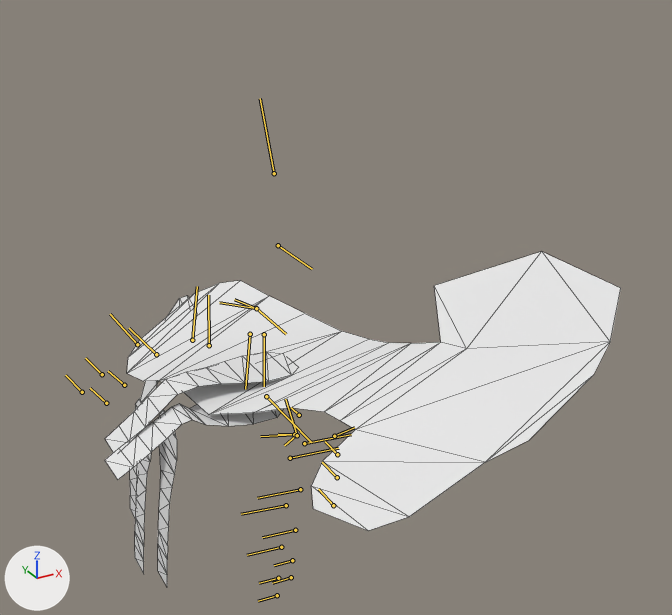
Before and after pictures for a commit that changed the FBX model Assets/Resources/CardArt/Models/Mesh_AntelopeA.fbx.
Camera for both pictures: a 50 mm camera at (-0.441, -1.302, 0.945) aimed at (0.242, -0.06, 0.324). The lights are fixed; the arrows at lower left show +X, +Y and +Z. Both versions are drawn at frame 85 of the action 'ArmatureAction'; the numbers are the values there. The bones that bend it are drawn over the model as lines. Mesh edges are drawn as thin lines.

Objects in the first picture: 'Mesh_Body'.
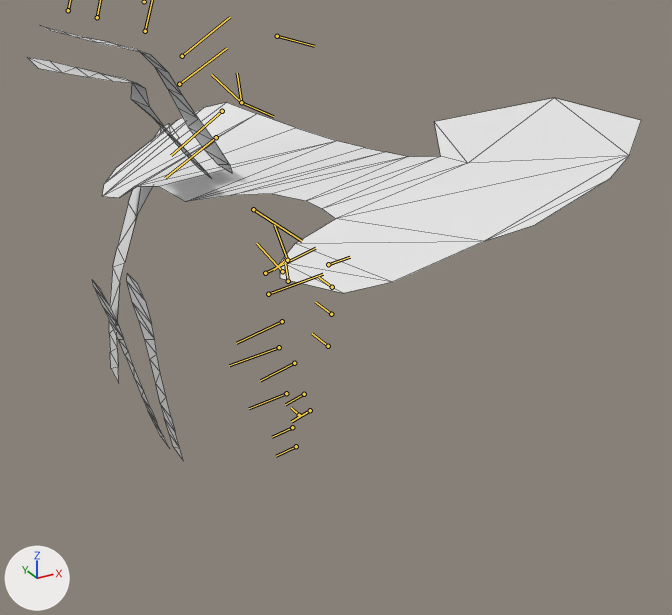
Changed parts and their boxes (x1, y1, x2, y2) in the pictures (672 x 615 px):
'Mesh_Body', posed (19% wider, 30% taller): before (105, 252, 621, 586); after (29, 26, 641, 461)
bone 'Bone_Pelvis', root to tip: before (296, 435) to (284, 445); after (286, 259) to (273, 270)
bone 'Bone_Shoulder', root to tip: before (256, 308) to (286, 334); after (241, 102) to (273, 116)
bone 'Bone_ShoulderL', root to tip: before (256, 308) to (234, 299); after (241, 102) to (237, 73)
bone 'Bone_FrontLegL', root to tip: before (250, 334) to (245, 389); after (222, 111) to (171, 155)
bone 'Bone_ShoulderR', root to tip: before (256, 308) to (219, 302); after (241, 102) to (211, 74)
bone 'Bone_FrontLegR', root to tip: before (264, 334) to (264, 386); after (216, 137) to (165, 178)
bone 'Bone_PelvisL', root to tip: before (294, 434) to (278, 434); after (288, 281) to (285, 260)
bone 'Bone_BackLegL', root to tip: before (290, 458) to (338, 448); after (268, 294) to (323, 274)
bone 'Bone_PelvisR', root to tip: before (294, 434) to (260, 436); after (282, 271) to (256, 243)
bone 'Bone_BackLegR', root to tip: before (304, 443) to (351, 434); after (265, 273) to (315, 248)

The edits, one by one:
Bone 'Bone_Pelvis' (bone_bone_pelvis) moves from (-0.4, 1.1, 0.0) to (0.8, -32.9, 0.0).
Bone 'Bone_Shoulder' (bone_bone_shoulder) turns from (0, 0, 0) to (0, -11, 0) degrees about its own x, y and z.
Bone 'Bone_ShoulderL' (bone_bone_shoulderl) turns from (21, 9, -47) to (1, 0, -2) degrees about its own x, y and z.
Bone 'Bone_FrontLegL' (bone_bone_frontlegl) turns from (0, 0, -65) to (0, 0, -63) degrees about its own x, y and z.
Bone 'Bone_KneeL' (bone_bone_kneel) turns from (0, 0, -40) to (0, 0, -44) degrees about its own x, y and z.
Bone 'Bone_ShoulderR' (bone_bone_shoulderr) turns from (-5, -42, -32) to (0, 0, 0) degrees about its own x, y and z.
Bone 'Bone_FrontLegR' (bone_bone_frontlegr) turns from (0, 0, -59) to (0, 0, -63) degrees about its own x, y and z.
Bone 'Bone_KneeR' (bone_bone_kneer) turns from (0, 0, -38) to (0, 0, -42) degrees about its own x, y and z.
Bone 'Bone_PelvisL' (bone_bone_pelvisl) moves from (0.2, 0.3, 0.1) to (2.8, -0.9, -3.3).
Bone 'Bone_PelvisL' (bone_bone_pelvisl) turns from (6, 16, -49) to (0, 0, 0) degrees about its own x, y and z.
Bone 'Bone_BackLegL' (bone_bone_backlegl) turns from (0, 0, 2) to (0, 0, 69) degrees about its own x, y and z.
Bone 'Bone_PelvisR' (bone_bone_pelvisr) moves from (-0.2, 0.3, -0.2) to (0.9, -0.7, -1.9).
Bone 'Bone_PelvisR' (bone_bone_pelvisr) turns from (-16, -37, -29) to (-11, -30, 30) degrees about its own x, y and z.
Bone 'Bone_BackLegR' (bone_bone_backlegr) turns from (0, 0, 2) to (-22, -36, 79) degrees about its own x, y and z.
